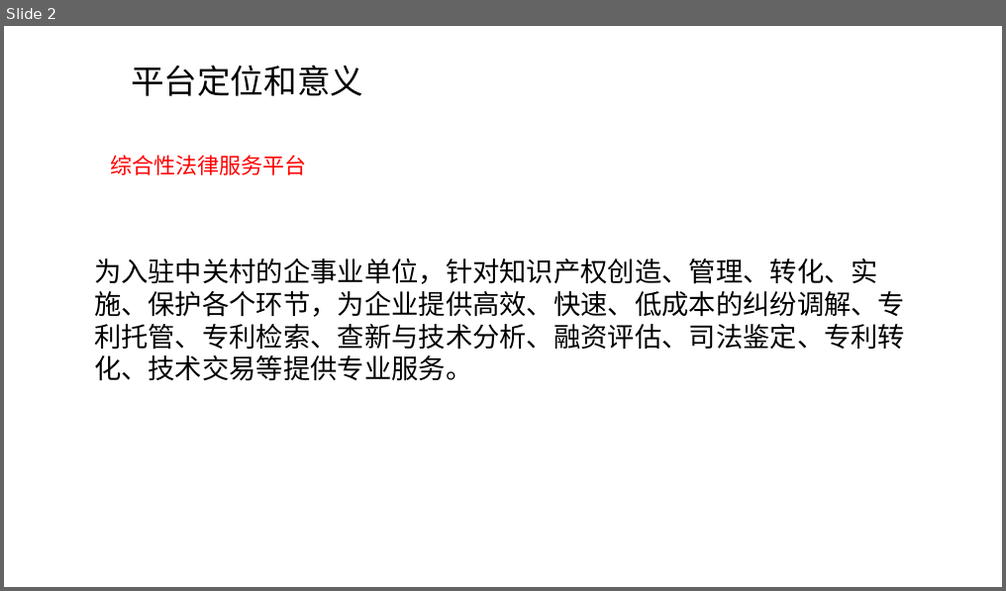
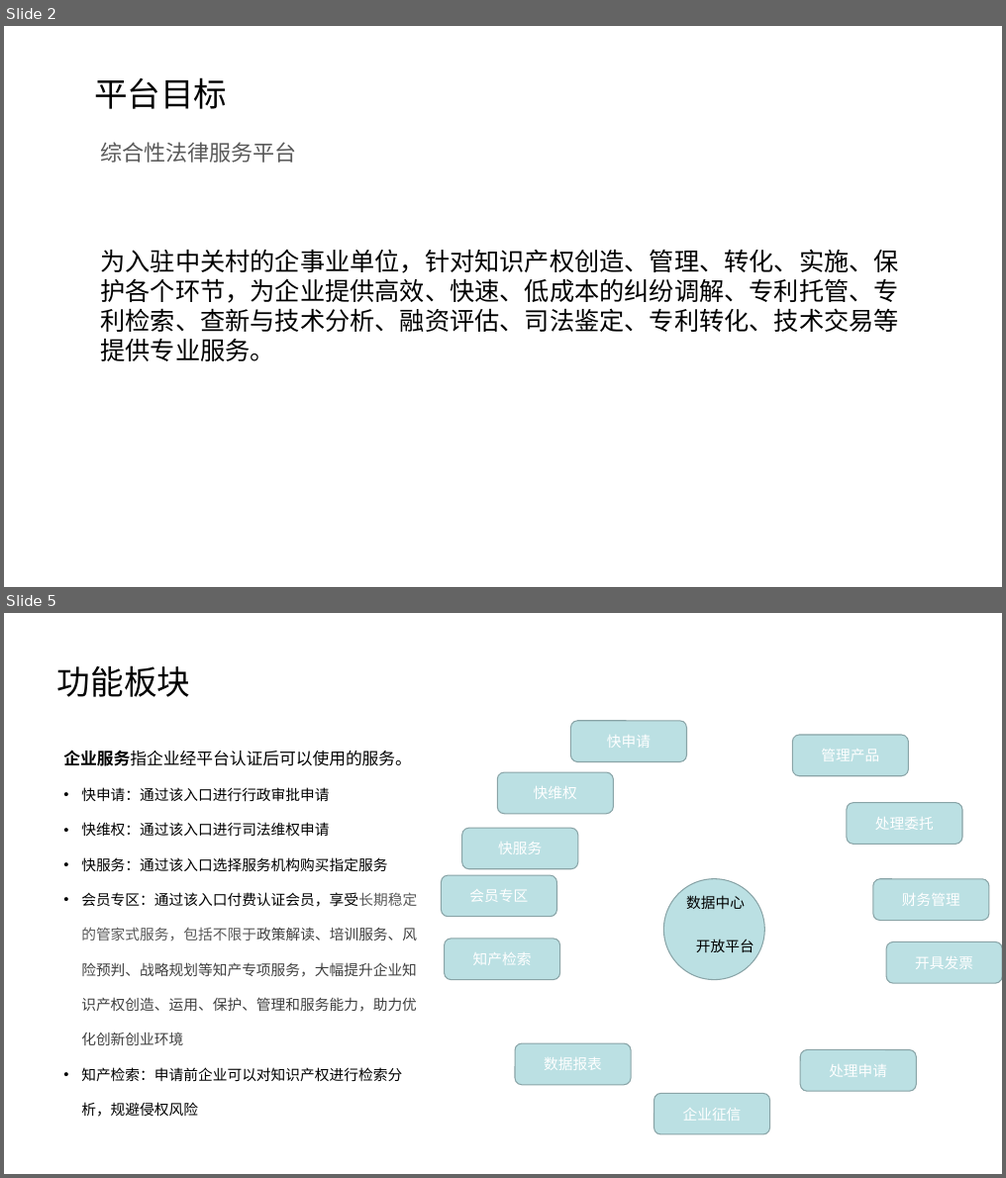
Before and after one commit to petite-chen/data, a slide deck: 资料/1.海知平台介绍.ppt. Shown one above the other, each under a label of ours: slide 2 before the commit, slides 2 and 5 after it; the slides between them are not shown. The pictures are 1006x591 and 1006x1178 pixels, drawn with LibreOffice and Linux fonts; fonts in the diff are those of the drawing. Boxes give left, top, right and bottom in pixels: in the first picture for what was removed or moved away, otherwise in the second. Text is boxed around its words. In the diff, an @@ line names an element or a change of style, - is before the commit and + after.

```diff
--- a/资料/1.海知平台介绍.ppt
+++ b/资料/1.海知平台介绍.ppt
@@ slide 5 added at (x1=4, y1=613, x2=1002, y2=1174), background #FFFFFF @@
@@ text added at (x1=57, y1=665, x2=190, y2=697), 32 pt, text #000000 @@
+功能板块
@@ text added at (x1=63, y1=750, x2=417, y2=1082), 14 pt, text #000000 @@
+企业服务指企业经平台认证后可以使用的服务。
+• 快申请：通过该入口进行行政审批申请
+• 快维权：通过该入口进行司法维权申请
+• 快服务：通过该入口选择服务机构购买指定服务
+• 会员专区：通过该入口付费认证会员，享受长期稳定的管家式服务，包括不限于政策解读、培训服务、风险预判、战略规划等知产专项服务，大幅提升企业知识产权创造、运用、保护、管理和服务能力，助力优化创新创业环境
+• 知产检索：申请前企业可以对知识产权进行检索分析，规避侵权风险
@@ rounded rectangle added at (x1=441, y1=875, x2=556, y2=917), fill #BBE0E3, outline #89A4A7 0.99 pt, 14 pt, text #FFFFFF @@
+会员专区
@@ group added at (x1=444, y1=721, x2=1002, y2=1135): 11 rounded rectangles, 2 texts, 1 ellipse @@
+快申请
+快维权
+快服务
+企业征信
+知产检索
+管理产品
+处理委托
+财务管理
+开具发票
+处理申请
+数据报表
+数据中心
+开放平台
@@ slide 2 changed as well @@
@@ text at (x1=94, y1=77, x2=227, y2=109): text changed @@
-平台定位和意义
+平台目标
@@ text "综合性法律服务平台" moved from (x1=111, y1=155, x2=307, y2=175) to (x1=101, y1=142, x2=297, y2=163) @@
@@ text "综合性法律服务平台" at (x1=101, y1=142, x2=297, y2=163): text colour #FF0000 to #595959 @@
@@ text "为入驻中关村的企事业单位，针对知识产权创造、管理、转化、实施、保护各个环节，为企业提供高效、快速、低成本的纠纷调解、专利 ..." moved from (x1=94, y1=259, x2=905, y2=381) to (x1=101, y1=249, x2=899, y2=362) @@
@@ text "为入驻中关村的企事业单位，针对知识产权创造、管理、转化、实施、保护各个环节，为企业提供高效、快速、低成本的纠纷调解、专利 ..." at (x1=101, y1=249, x2=899, y2=362): size 26 to 24 pt, font Arial to Noto Sans CJK SC @@
```
Also in this commit, not shown: 1 other slide changed, 8 other slides added, 5 slides removed, 4 other files.
